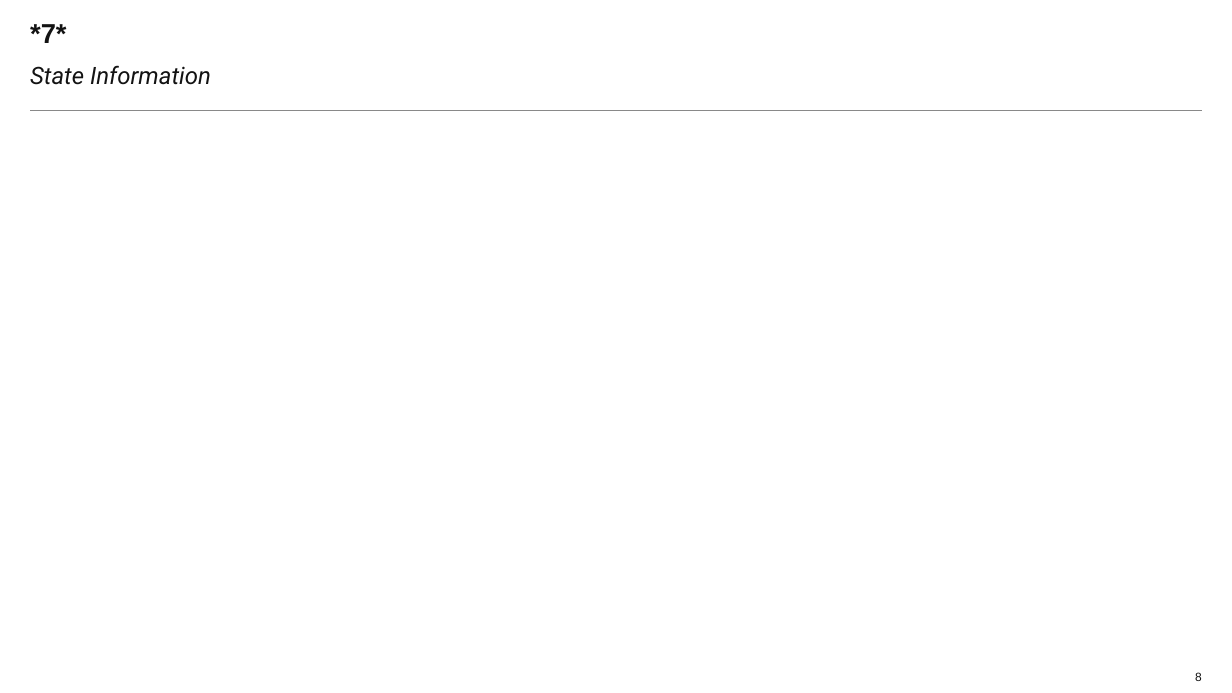
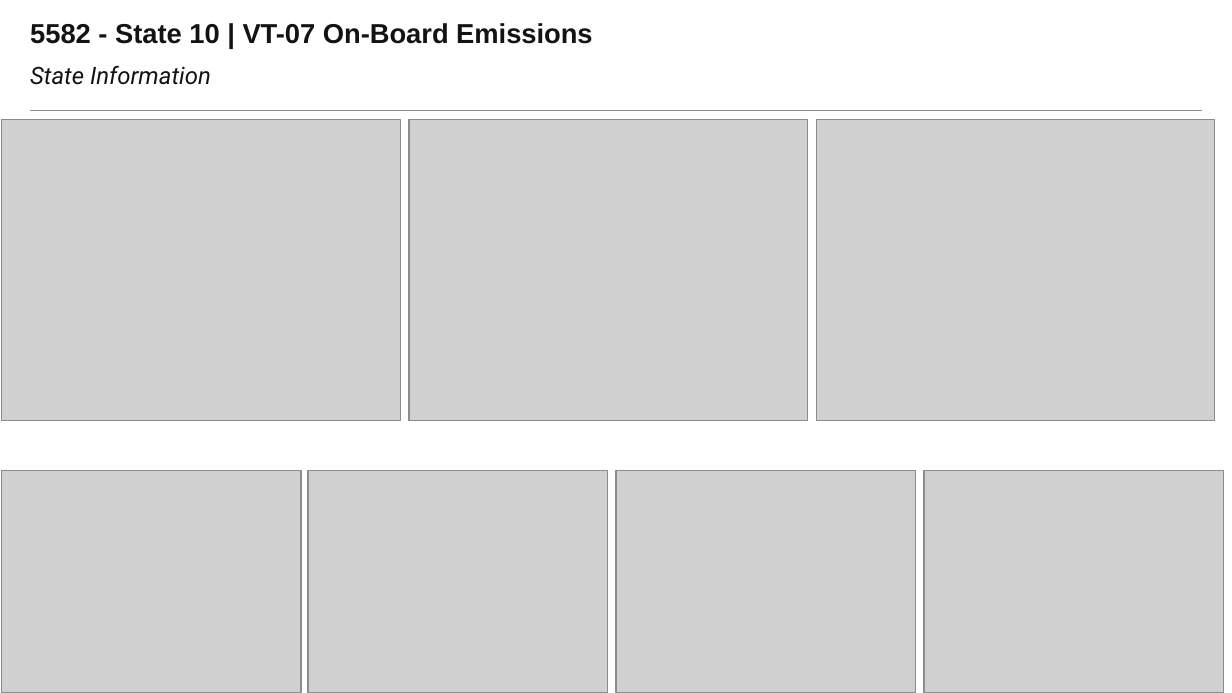
Before and after one commit to Laurapaws/graphGrabber, a slide deck: slide 8 of newDeck.pptx. Drawn at 1232x693 pixels with LibreOffice and Linux fonts; fonts in the diff are those of the drawing; grey boxes stand for pictures; background and template pictures are left out. Boxes give left, top, right and bottom in pixels: in the first picture for what was removed or moved away, otherwise in the second. Text is boxed around its words. In the diff, an @@ line names an element or a change of style, - is before the commit and + after.

```diff
--- a/newDeck.pptx
+++ b/newDeck.pptx
@@ title at (30, 23, 592, 44): text changed @@
-*7*
+5582 - State 10 | VT-07 On-Board Emissions
@@ picture added at (1, 120, 400, 420) @@
@@ picture added at (409, 120, 808, 420) @@
@@ picture added at (816, 120, 1215, 420) @@
@@ picture added at (1, 471, 301, 693) @@
@@ picture added at (308, 471, 607, 693) @@
@@ picture added at (616, 471, 915, 693) @@
@@ picture added at (924, 471, 1223, 693) @@
@@ page number removed at (1195, 672, 1202, 681) @@
-8
```
Also in this commit, not shown: 8 other slides changed, 2 other files.
